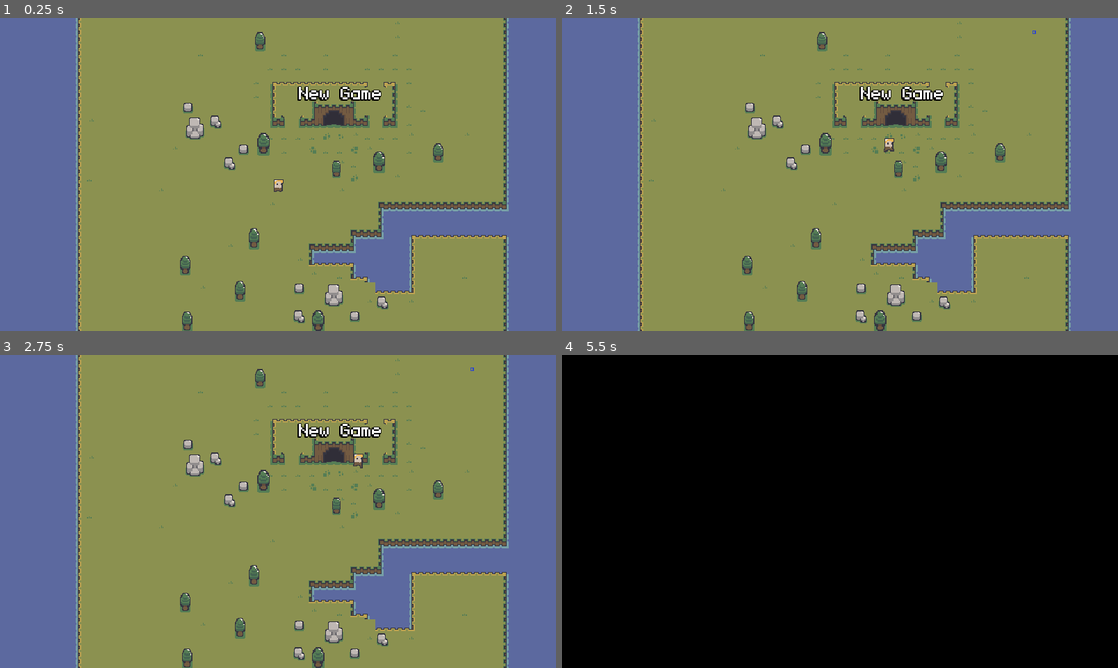
Above: before the commit, frames 1-4 (two rows, left to right).
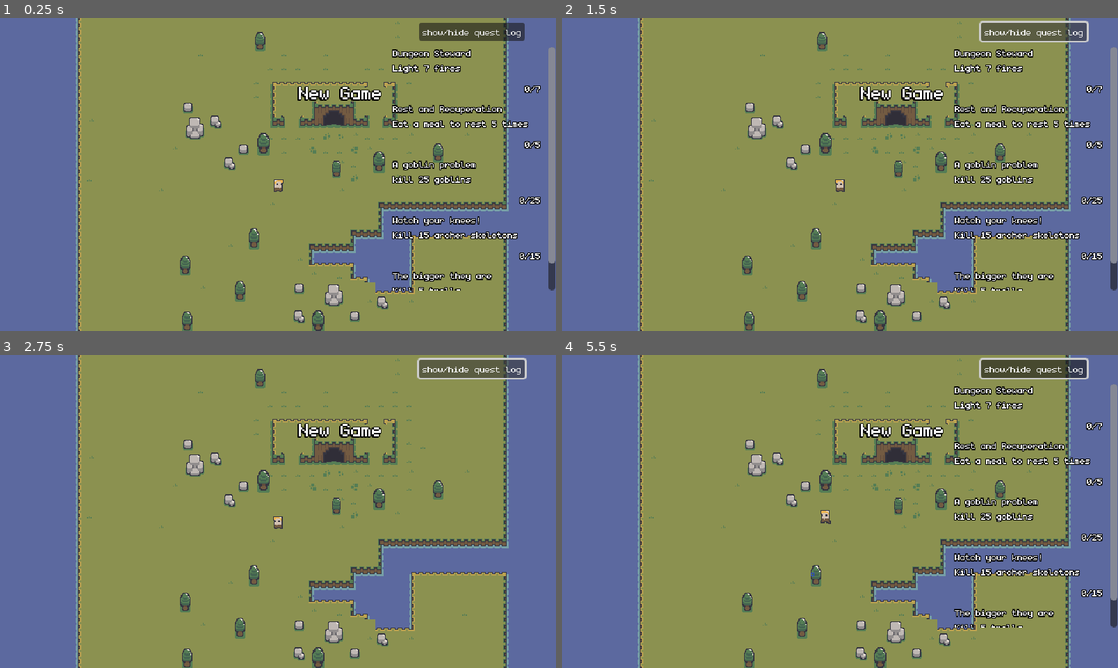
Above: after the commit, the same moments.

Repository: qmarsala/DeliciousDungeon
Game: Godot game, scene res://scenes/game.tscn
Same seed, same stepped clock (60 frames per second), same inputs: the game is played once before the commit and once after it.
Inputs (mouse positions are in pixels of both pictures, inside the frame that each line leads up to):
- Up to frame 1 (0.25 s): no input
- Up to frame 2 (1.5 s): click (1034, 30) at 0.5 s, where only the run after the commit has a clickable "show/hide quest log"; click (1034, 30) at 1.25 s, where only the run after the commit has a clickable "show/hide quest log"
- Up to frame 3 (2.75 s): click (472, 367) at 2 s, where only the run after the commit has a clickable "show/hide quest log"
- Up to frame 4 (5.5 s): tap Enter at 2.75 s; move the mouse to (962, 495) at 2.77 s; tap Q (ability_one) at 2.85 s; click (962, 495) at 2.92 s; move the mouse to (728, 527) at 3.52 s; right-click (728, 527) at 3.6 s; click (728, 527) at 3.67 s; move the mouse to (895, 442) at 4.27 s; hold F (interact) 4.28-5.03 s; click (895, 442) at 4.42 s; move the mouse to (812, 574) at 5.02 s; click (812, 574) at 5.1 s

The runs differ from the first frame. In frame 1, 5.1% of the frame differs, in the area x 70-100%, y 1-88%; in frame 2, 5.5%; in frame 3, 1.5%; in frame 4, 98%, in the area x 0-100%, y 0-100%.
Error before the commit: Cannot call method 'add_child' on a null value. (res://assets/scripts/ui/quest_log_ui_poc.gd:14)

Commit message:
quest ui tweaks

Diff:
--- a/src/scenes/game.tscn
+++ b/src/scenes/game.tscn
@@ -14,6 +14,7 @@
 [ext_resource type="AudioStream" uid="uid://w2t0u6v60bjx" path="res://assets/audio/Harmony.ogg" id="7_pw28q"]
 [ext_resource type="AudioStream" uid="uid://v6mjp1y51k5k" path="res://assets/audio/SandsOfTime.mp3" id="8_bp6xg"]
 [ext_resource type="Resource" uid="uid://b57cfm3fouo4v" path="res://assets/quests/dungeon_steward.tres" id="8_ek0gc"]
+[ext_resource type="Resource" uid="uid://gcxnng0sb438" path="res://assets/quests/rest_and_recuperation.tres" id="8_wsfpj"]
 [ext_resource type="Script" path="res://assets/scripts/ui/quest_log_ui_poc.gd" id="9_2b5w3"]
 [ext_resource type="AudioStream" uid="uid://bug8pb2tjjyjr" path="res://assets/audio/QuestCompleted.wav" id="10_m8g1c"]
 
@@ -103,38 +104,44 @@
 dungeon = ExtResource("3_sqakx")
 main_menu = ExtResource("4_yc5bf")
 damage_number = ExtResource("5_k5bt7")
-quests = Array[ExtResource("6_gulh1")]([ExtResource("6_vyjaa"), ExtResource("8_ek0gc"), ExtResource("7_abv55"), ExtResource("6_h1k7r")])
+quests = Array[ExtResource("6_gulh1")]([ExtResource("8_ek0gc"), ExtResource("8_wsfpj"), ExtResource("6_vyjaa"), ExtResource("7_abv55"), ExtResource("6_h1k7r")])
 
 [node name="World" type="Node2D" parent="." groups=["World"]]
 
 [node name="QuestLogLayer" type="CanvasLayer" parent="."]
 layer = 100
-visible = false
 
 [node name="QuestLogUI" type="Control" parent="QuestLogLayer"]
 layout_mode = 3
 anchors_preset = 0
-offset_left = 488.0
-offset_top = 2.0
-offset_right = 638.0
-offset_bottom = 402.0
+offset_left = 437.0
+offset_top = 4.0
+offset_right = 637.0
+offset_bottom = 404.0
 mouse_filter = 1
 script = ExtResource("9_2b5w3")
 quest_ui_scene = ExtResource("7_d3qop")
 
-[node name="ActiveQuestsContainer" type="VBoxContainer" parent="QuestLogLayer/QuestLogUI"]
-layout_mode = 0
-offset_top = 26.0
-offset_right = 150.0
-offset_bottom = 426.0
-
 [node name="ToggleQuestLog" type="Button" parent="QuestLogLayer/QuestLogUI"]
 layout_mode = 0
-offset_left = 10.0
+offset_left = 45.0
 offset_top = 1.0
-offset_right = 132.0
+offset_right = 167.0
 offset_bottom = 22.0
 text = "show/hide quest log"
+
+[node name="ScrollContainer" type="ScrollContainer" parent="QuestLogLayer/QuestLogUI"]
+layout_mode = 0
+offset_left = 14.0
+offset_top = 29.0
+offset_right = 194.0
+offset_bottom = 309.0
+horizontal_scroll_mode = 0
+
+[node name="ActiveQuestsContainer" type="VBoxContainer" parent="QuestLogLayer/QuestLogUI/ScrollContainer"]
+layout_mode = 2
+size_flags_horizontal = 3
+size_flags_vertical = 3
 
 [node name="TransitionLayer" type="CanvasLayer" parent="."]
 layer = 101
Not shown: 1 places in src/scenes/game.tscn that only renumber resources
